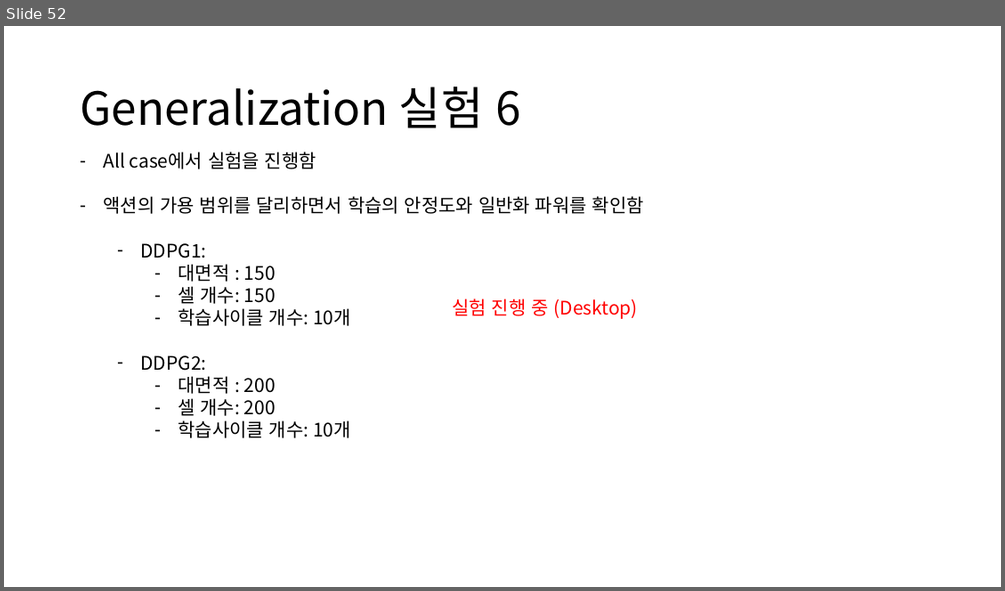
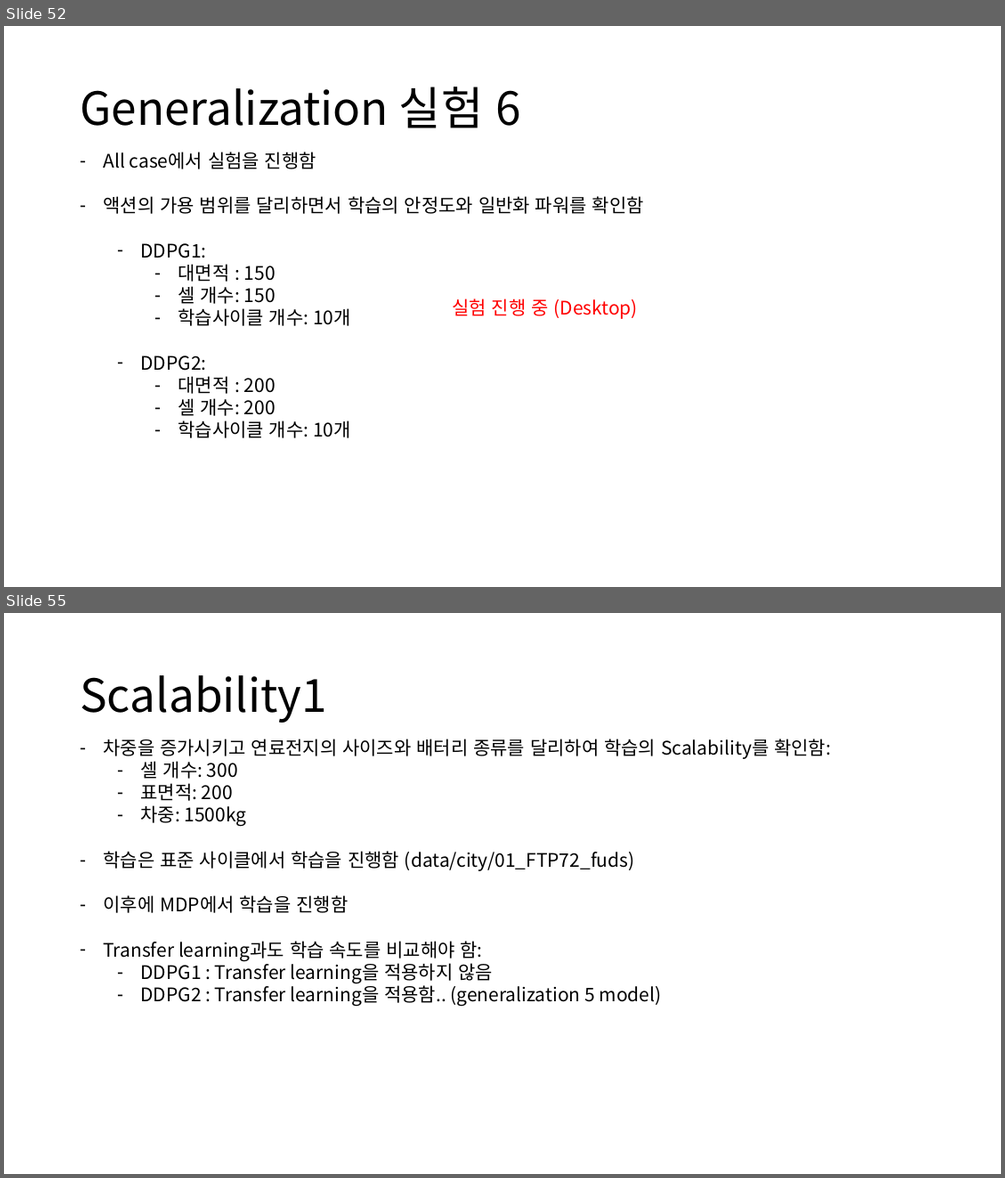
Before and after one commit to zidane89/experiment, a slide deck: 실험정리.pptx. Shown one above the other, each under a label of ours: slide 52 before the commit, slides 52 and 55 after it; the slides between them are not shown. The pictures are 1005x591 and 1005x1178 pixels, drawn with LibreOffice and Linux fonts; fonts in the diff are those of the drawing. Boxes give left, top, right and bottom in pixels: in the first picture for what was removed or moved away, otherwise in the second. Text is boxed around its words. In the diff, an @@ line names an element or a change of style, - is before the commit and + after.

```diff
--- a/실험정리.pptx
+++ b/실험정리.pptx
@@ slide 55 added at [4, 613, 1001, 1174], background #FFFFFF @@
@@ title added at [80, 675, 327, 722], 44 pt, text #000000 @@
+Scalability1
@@ text added at [103, 738, 831, 1005], 18 pt, text #000000 @@
+– 차중을 증가시키고 연료전지의 사이즈와 배터리 종류를 달리하여 학습의 Scalability를 확인함:
+  – 셀 개수: 300
+  – 표면적: 200
+  – 차중: 1500kg
+– 학습은 표준 사이클에서 학습을 진행함 (data/city/01_FTP72_fuds)
+– 이후에 MDP에서 학습을 진행함
+– Transfer learning과도 학습 속도를 비교해야 함:
+  – DDPG1 : Transfer learning을 적용하지 않음
+  – DDPG2 : Transfer learning을 적용함.. (generalization 5 model)
```
Also in this commit, not shown: 1 slide changed, 2 other slides added, 15 other files.
